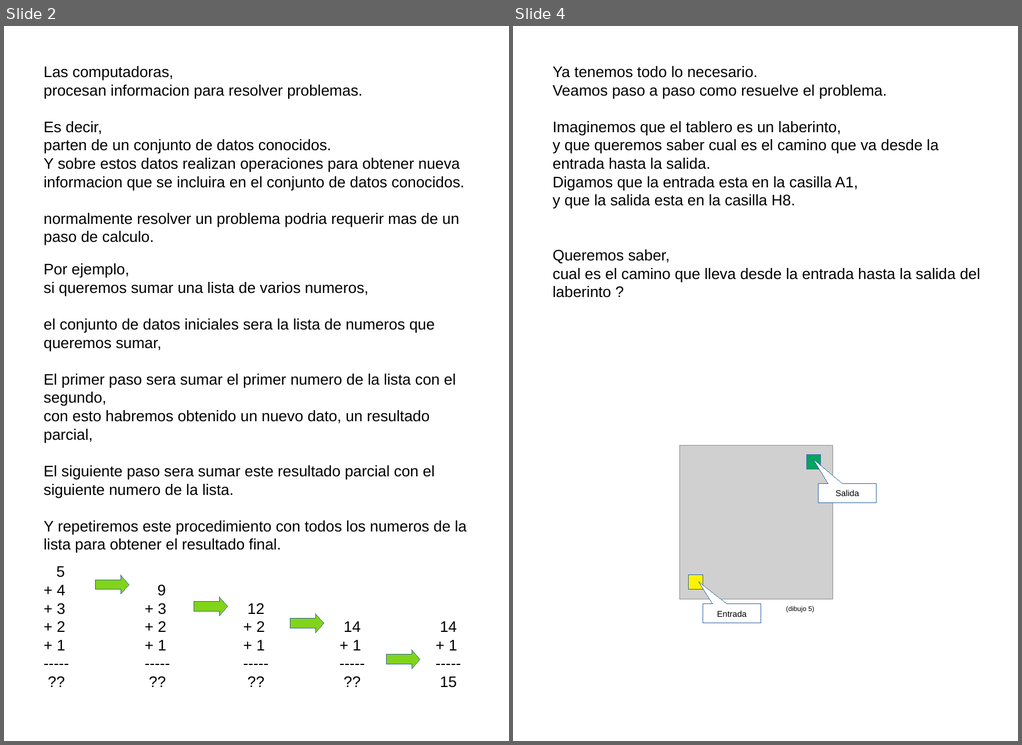
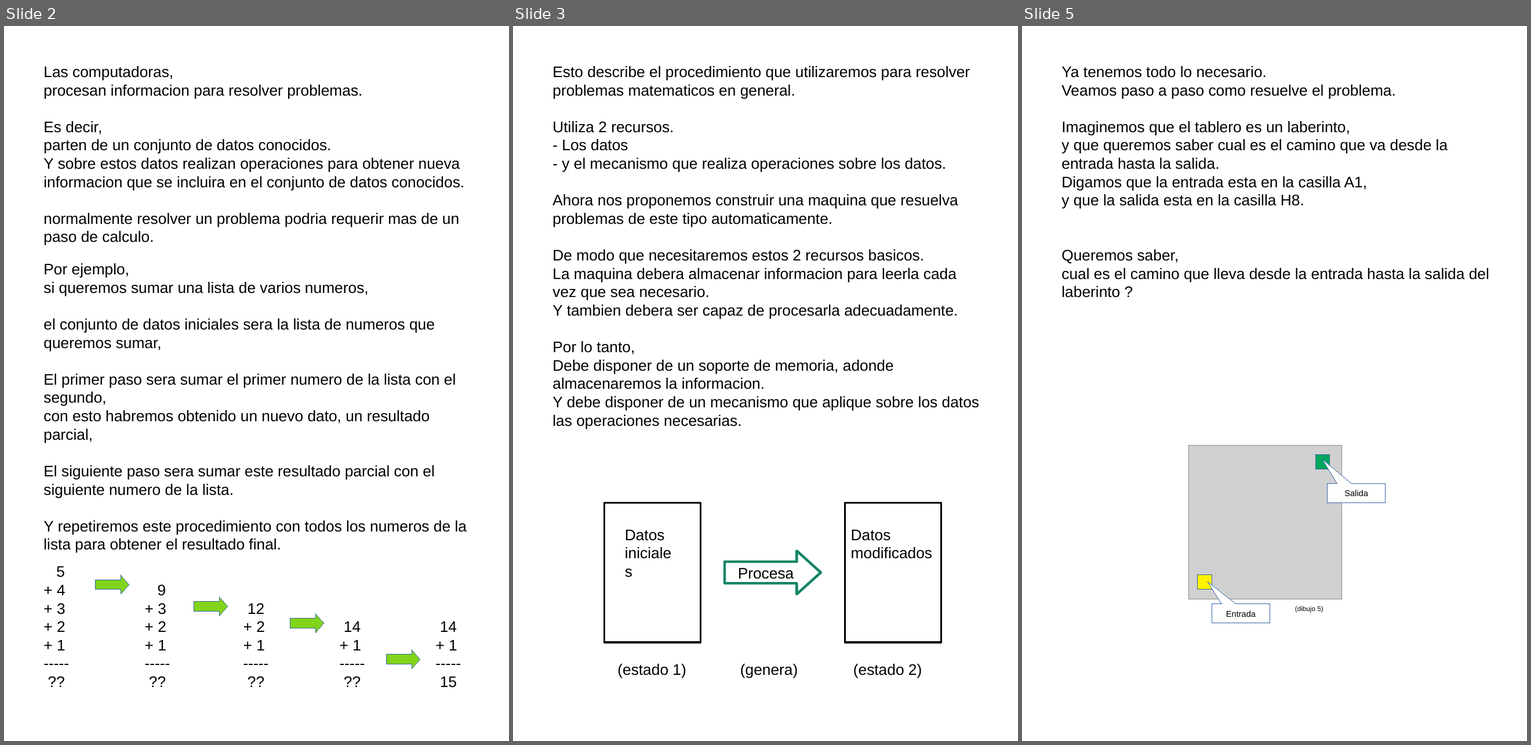
Before and after one commit to fabhrius/La-Cosa, a slide deck: capitulos/Procesamiento de la informacion/Procesamiento de la informacion.odp. Shown side by side, each under a label of ours: slides 2 and 4 before the commit, slides 2, 3 and 5 after it; the slides between them are not shown. The pictures are 1022x745 and 1531x745 pixels, drawn with LibreOffice and Linux fonts; fonts in the diff are those of the drawing; grey boxes stand for pictures. Boxes give left, top, right and bottom in pixels: in the first picture for what was removed or moved away, otherwise in the second. Text is boxed around its words. In the diff, an @@ line names an element or a change of style, - is before the commit and + after.

Commit message:
procesamiento de la informacion - cont

```diff
--- a/capitulos/Procesamiento de la informacion/Procesamiento de la informacion.odp
+++ b/capitulos/Procesamiento de la informacion/Procesamiento de la informacion.odp
@@ slide 3 added at [513,26,1018,741], background #FFFFFF @@
@@ text added at [552,66,979,429], 18 pt, text #000000 @@
+Esto describe el procedimiento que utilizaremos para resolver problemas matematicos en general.
+Utiliza 2 recursos.
+- Los datos
+- y el mecanismo que realiza operaciones sobre los datos.
+Ahora nos proponemos construir una maquina que resuelva problemas de este tipo automaticamente.
+De modo que necesitaremos estos 2 recursos basicos.
+La maquina debera almacenar informacion para leerla cada vez que sea necesario.
+Y tambien debera ser capaz de procesarla adecuadamente.
+Por lo tanto,
+Debe disponer de un soporte de memoria, adonde almacenaremos la informacion.
+Y debe disponer de un mecanismo que aplique sobre los datos las operaciones necesarias.
@@ rectangle added at [605,502,700,642], outline #000000 2.3 pt @@
@@ rectangle added at [845,502,940,642], outline #000000 2.3 pt @@
@@ text added at [625,529,665,540], 18 pt, text #000000 @@
+Datos
+iniciales
@@ text added at [851,529,932,558], 18 pt, text #000000 @@
+Datos
+modificados
@@ right arrow added at [724,550,820,593], outline #158466 3 pt @@
@@ text added at [738,568,794,579], 18 pt, text #000000 @@
+Procesa
@@ text added at [617,663,686,678], 18 pt, text #000000 @@
+(estado 1)
@@ text added at [740,663,798,678], 18 pt, text #000000 @@
+(genera)
@@ text added at [853,663,922,678], 18 pt, text #000000 @@
+(estado 2)
@@ what was slide 4 is now slide 5 @@
```
Also in this commit, not shown: 1 other file.
